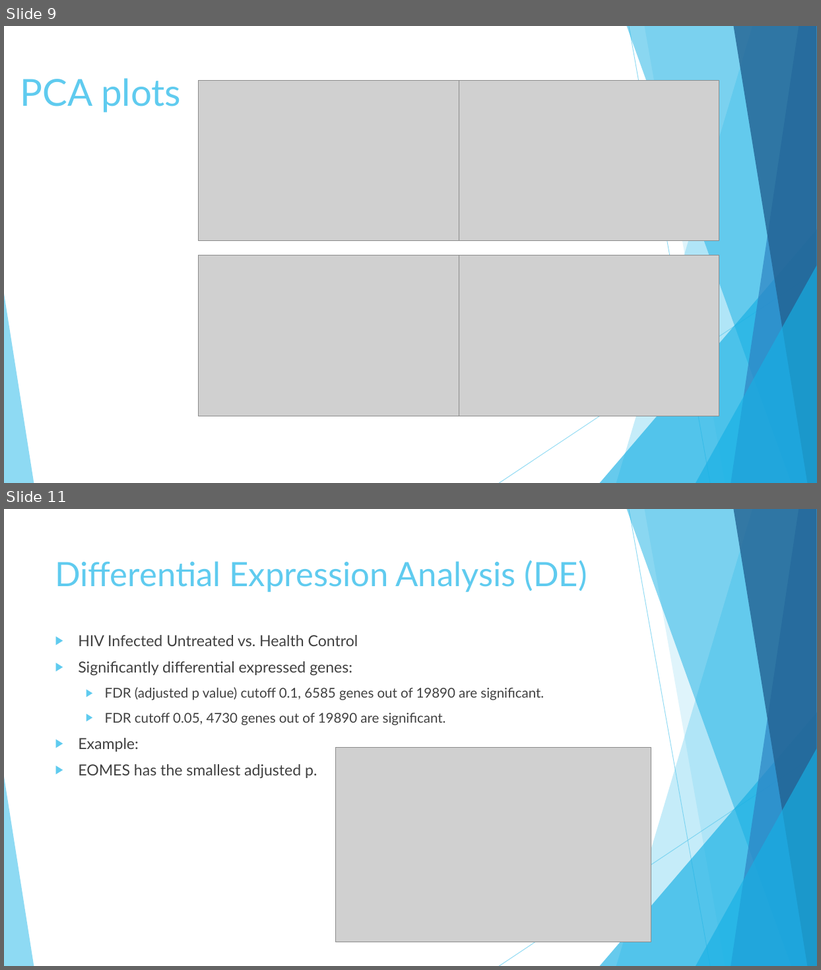
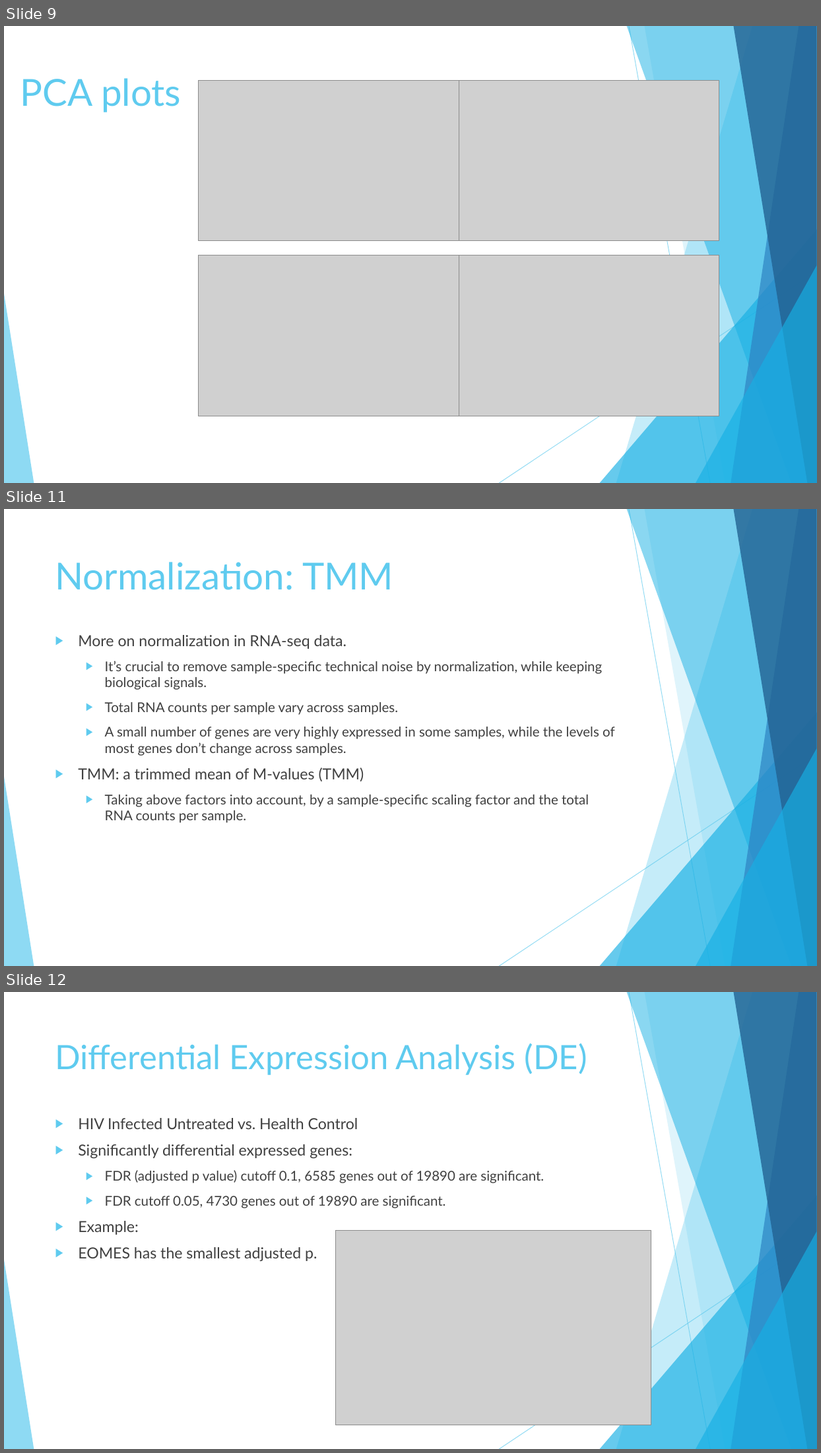
Before and after one commit to Guannan-Shen/Cario_RNASeq_Microbiom_Inte, a slide deck: Reports/Guannan_1_8_2019_Cario_Project.pptx. Shown one above the other, each under a label of ours: slides 9 and 11 before the commit, slides 9, 11 and 12 after it; the slides between them are not shown. The pictures are 821x970 and 821x1453 pixels, drawn with LibreOffice and Linux fonts; fonts in the diff are those of the drawing; grey boxes stand for pictures. Boxes give left, top, right and bottom in pixels: in the first picture for what was removed or moved away, otherwise in the second. Text is boxed around its words. In the diff, an @@ line names an element or a change of style, - is before the commit and + after.

```diff
--- a/Reports/Guannan_1_8_2019_Cario_Project.pptx
+++ b/Reports/Guannan_1_8_2019_Cario_Project.pptx
@@ slide 11 added at (4, 509, 817, 966), background #FFFFFF; not listed: 10 template elements that a slide beside it also shows @@
@@ title added at (55, 562, 393, 590), 44 pt, text #5FCBEF @@
+Normalization: TMM
@@ text added at (78, 635, 615, 823), 16 pt, text #404040 @@
+▶ More on normalization in RNA-seq data.
+  ▶ It’s crucial to remove sample-specific technical noise by normalization, while keeping biological signals.
+  ▶ Total RNA counts per sample vary across samples.
+  ▶ A small number of genes are very highly expressed in some samples, while the levels of most genes don’t change across samples.
+▶ TMM: a trimmed mean of M-values (TMM)
+  ▶ Taking above factors into account, by a sample-specific scaling factor and the total RNA counts per sample.
@@ what was slide 11 is now slide 12 @@
```
Also in this commit, not shown: 1 slide changed, 3 other files.
